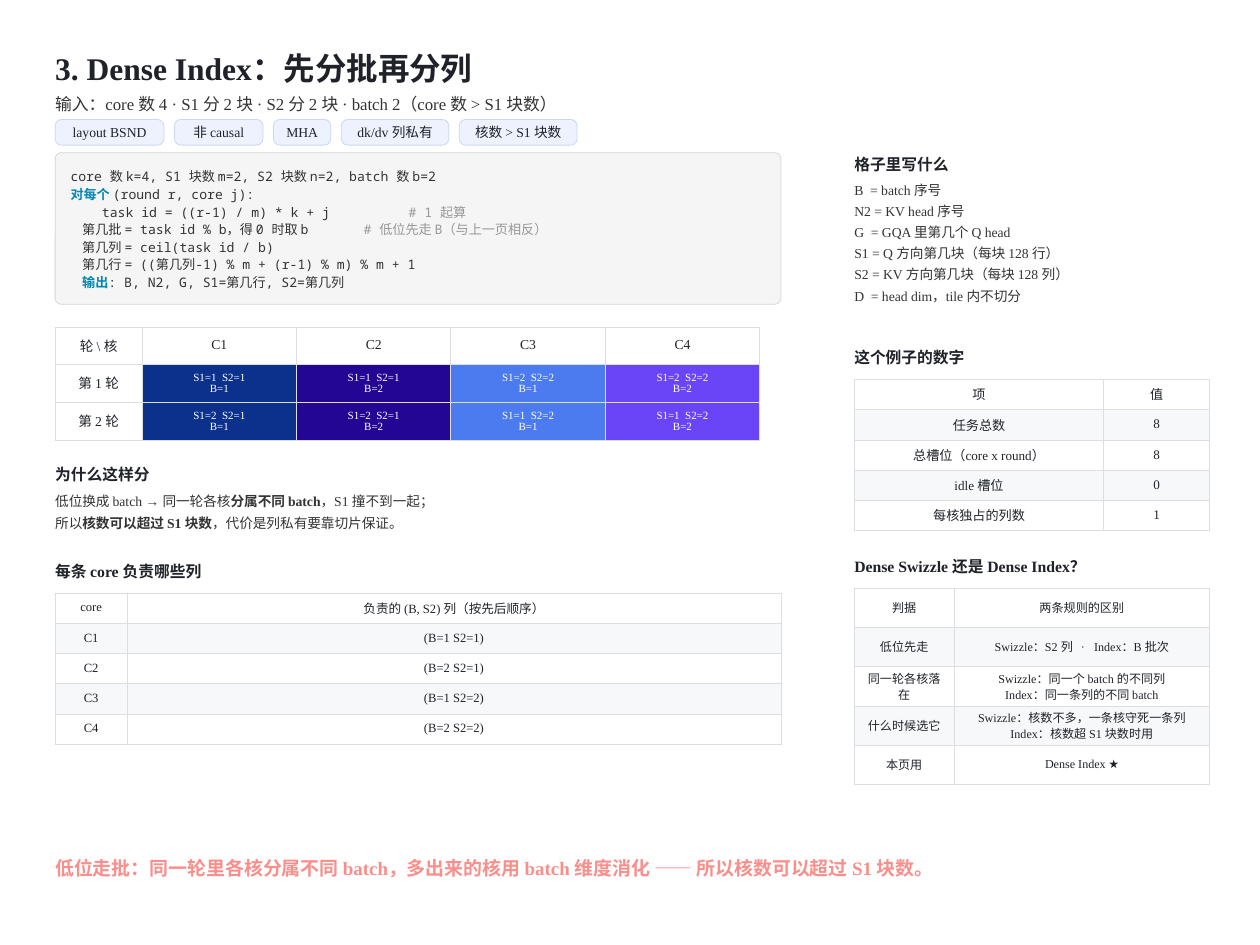
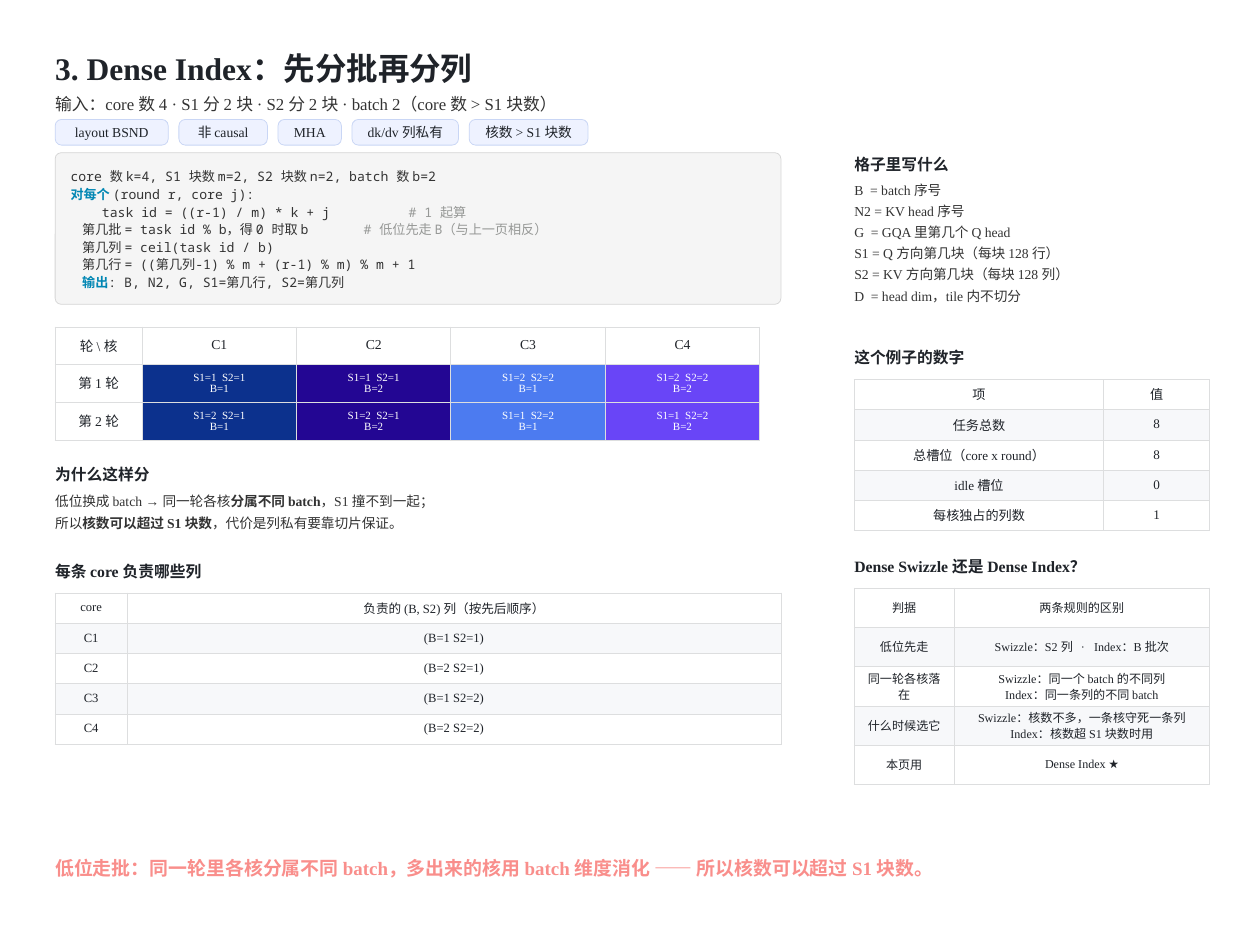
Before and after one commit to guomc9/SeeTen, a slide deck: slide 5 of cases/flash-attention-det-accum/out/v4-index-schedules.pptx. Drawn at 1260x945 pixels with LibreOffice and Linux fonts; fonts in the diff are those of the drawing. Boxes give left, top, right and bottom in pixels: in the first picture for what was removed or moved away, otherwise in the second. Text is boxed around its words. In the diff, an @@ line names an element or a change of style, - is before the commit and + after.

```diff
--- a/cases/flash-attention-det-accum/out/v4-index-schedules.pptx
+++ b/cases/flash-attention-det-accum/out/v4-index-schedules.pptx
@@ rounded rectangle "layout BSND": place and size @@
-rounded rectangle "layout BSND" at [55, 119, 164, 145]
+rounded rectangle "layout BSND" at [55, 119, 169, 145]
@@ rounded rectangle "非 causal": place and size @@
-rounded rectangle "非 causal" at [175, 119, 263, 145]
+rounded rectangle "非 causal" at [179, 119, 268, 145]
@@ rounded rectangle "MHA": place and size @@
-rounded rectangle "MHA" at [274, 119, 331, 145]
+rounded rectangle "MHA" at [278, 119, 342, 145]
@@ rounded rectangle "dk/dv 列私有": place and size @@
-rounded rectangle "dk/dv 列私有" at [342, 119, 449, 145]
+rounded rectangle "dk/dv 列私有" at [352, 119, 459, 145]
@@ rounded rectangle "核数 > S1 块数": place and size @@
-rounded rectangle "核数 > S1 块数" at [460, 119, 577, 145]
+rounded rectangle "核数 > S1 块数" at [469, 119, 588, 145]
```
Also in this commit, not shown: 7 other slides changed, 3 other files.
